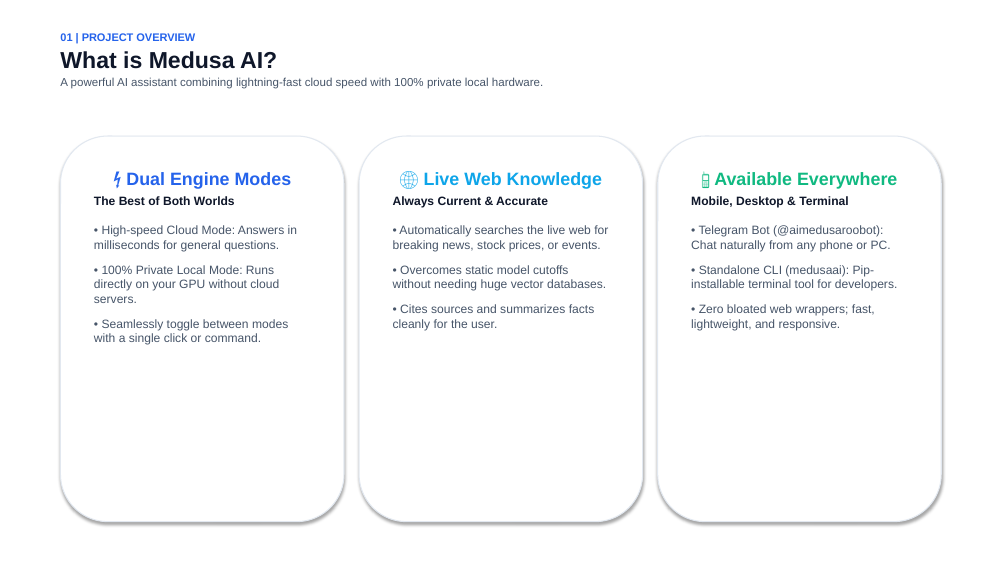
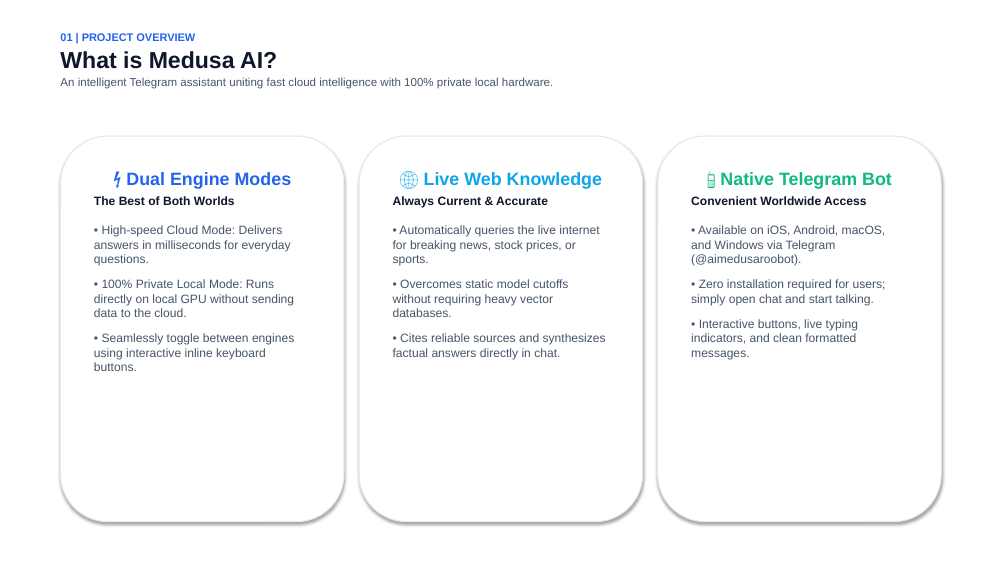
Before and after one commit to w4simg/medusa-ai, a slide deck: slide 2 of Medusa_AI_Presentation.pptx. Drawn at 1008x567 pixels with LibreOffice and Linux fonts; fonts in the diff are those of the drawing. Boxes give left, top, right and bottom in pixels: in the first picture for what was removed or moved away, otherwise in the second. Text is boxed around its words. In the diff, an @@ line names an element or a change of style, - is before the commit and + after.

Commit message:
docs(presentation): focus presentation 100% on Telegram Bot and replace CLI slide

```diff
--- a/Medusa_AI_Presentation.pptx
+++ b/Medusa_AI_Presentation.pptx
@@ text at [60, 77, 553, 89]: text changed @@
-A powerful AI assistant combining lightning-fast cloud speed with 100% private local hardware.
+An intelligent Telegram assistant uniting fast cloud intelligence with 100% private local hardware.
@@ text in rounded rectangle at [691, 172, 892, 359]: text changed @@
-📱 Available Everywhere
-Mobile, Desktop & Terminal
-• Telegram Bot (@aimedusaroobot): Chat naturally from any phone or PC.
-• Standalone CLI (medusaai): Pip-installable terminal tool for developers.
-• Zero bloated web wrappers; fast, lightweight, and responsive.
+📱 Native Telegram Bot
+Convenient Worldwide Access
+• Available on iOS, Android, macOS, and Windows via Telegram (@aimedusaroobot).
+• Zero installation required for users; simply open chat and start talking.
+• Interactive buttons, live typing indicators, and clean formatted messages.
@@ text in rounded rectangle at [94, 225, 294, 371]: text changed @@
-• High-speed Cloud Mode: Answers in milliseconds for general questions.
-• 100% Private Local Mode: Runs directly on your GPU without cloud servers.
-• Seamlessly toggle between modes with a single click or command.
+• High-speed Cloud Mode: Delivers answers in milliseconds for everyday questions.
+• 100% Private Local Mode: Runs directly on local GPU without sending data to the cloud.
+• Seamlessly toggle between engines using interactive inline keyboard buttons.
@@ text in rounded rectangle at [393, 225, 606, 359]: text changed @@
-• Automatically searches the live web for breaking news, stock prices, or events.
-• Overcomes static model cutoffs without needing huge vector databases.
-• Cites sources and summarizes facts cleanly for the user.
+• Automatically queries the live internet for breaking news, stock prices, or sports.
+• Overcomes static model cutoffs without requiring heavy vector databases.
+• Cites reliable sources and synthesizes factual answers directly in chat.
```
Also in this commit, not shown: 8 other slides changed, 2 other files.
